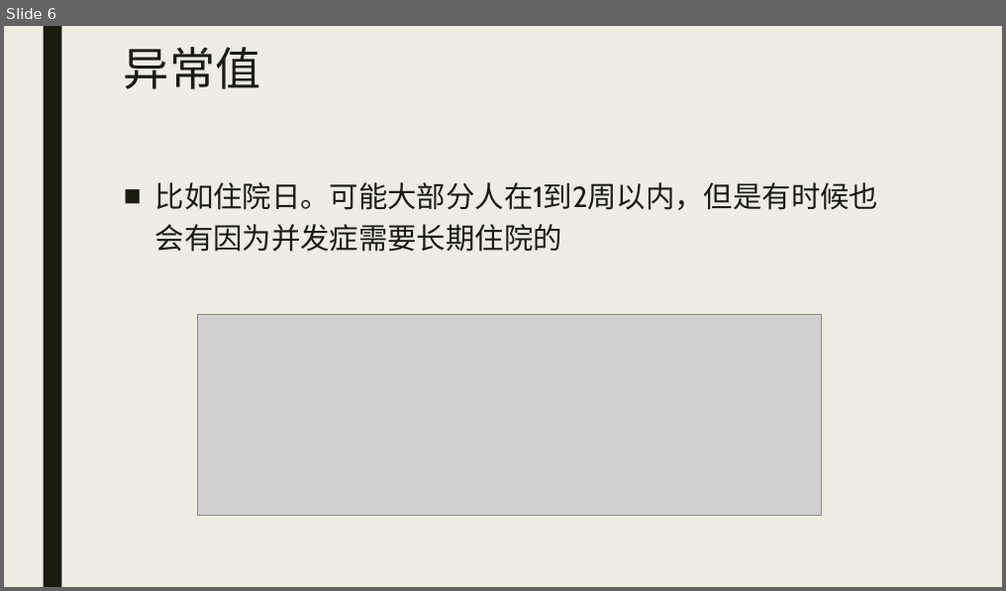
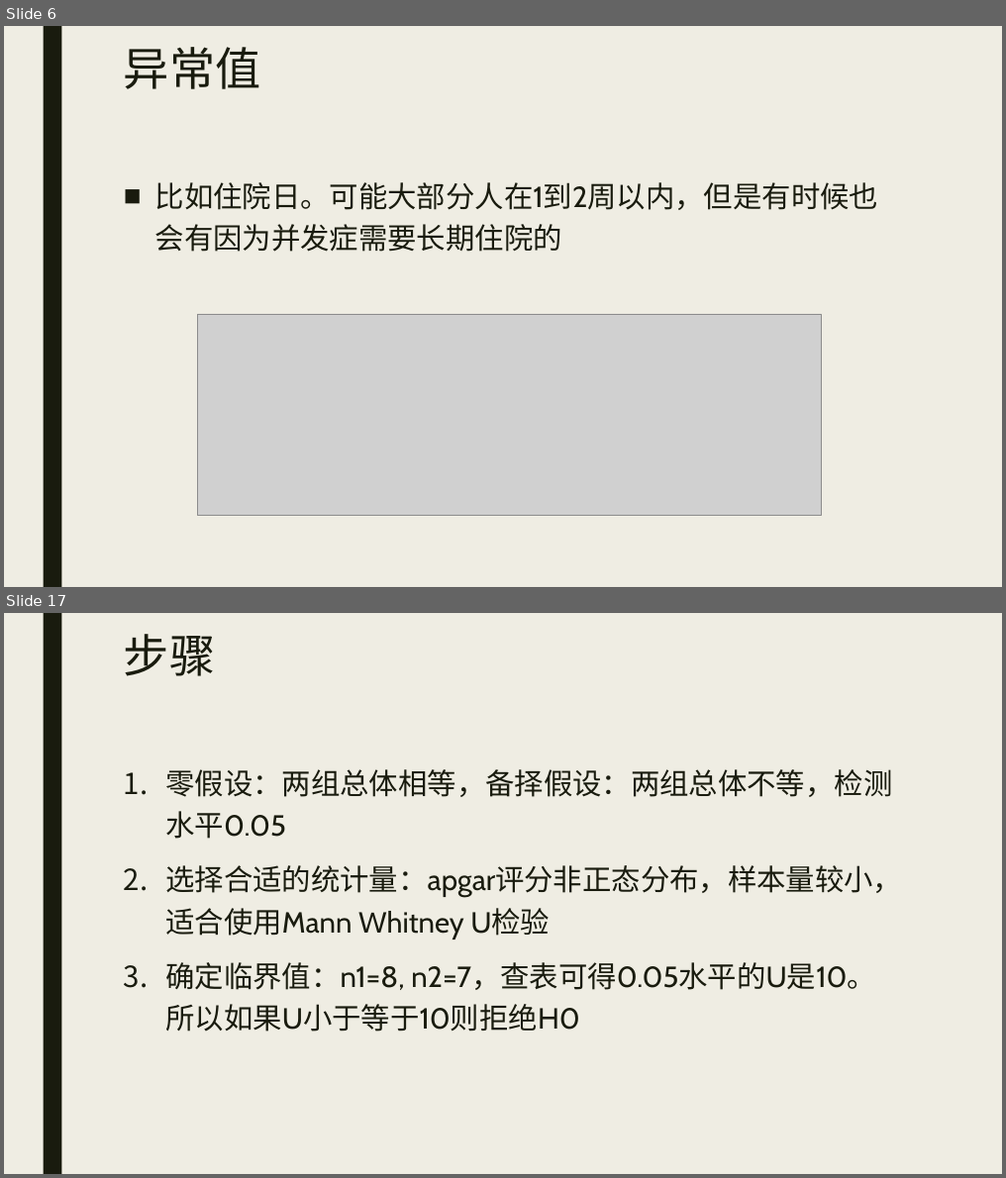
Before and after one commit to beneon/medstat, a slide deck: lect-8/非参数检验.pptx. Shown one above the other, each under a label of ours: slide 6 before the commit, slides 6 and 17 after it; the slides between them are not shown. The pictures are 1006x591 and 1006x1178 pixels, drawn with LibreOffice and Linux fonts; fonts in the diff are those of the drawing; grey boxes stand for pictures. Boxes give left, top, right and bottom in pixels: in the first picture for what was removed or moved away, otherwise in the second. Text is boxed around its words. In the diff, an @@ line names an element or a change of style, - is before the commit and + after.

```diff
--- a/lect-8/非参数检验.pptx
+++ b/lect-8/非参数检验.pptx
@@ slide 17 added at bbox=[4, 613, 1002, 1174], background #EFEDE3; not listed: 1 template element that a slide beside it also shows @@
@@ title added at bbox=[124, 634, 215, 676], 44 pt, text #191B0E @@
+步骤
@@ text added at bbox=[165, 769, 902, 1032], 28 pt, text #191B0E @@
+1. 零假设：两组总体相等，备择假设：两组总体不等，检测水平0.05
+2. 选择合适的统计量：apgar评分非正态分布，样本量较小，适合使用Mann Whitney U检验
+3. 确定临界值：n1=8, n2=7，查表可得0.05水平的U是10。所以如果U小于等于10则拒绝H0
```
Also in this commit, not shown: 17 other slides added, 7 other files.
